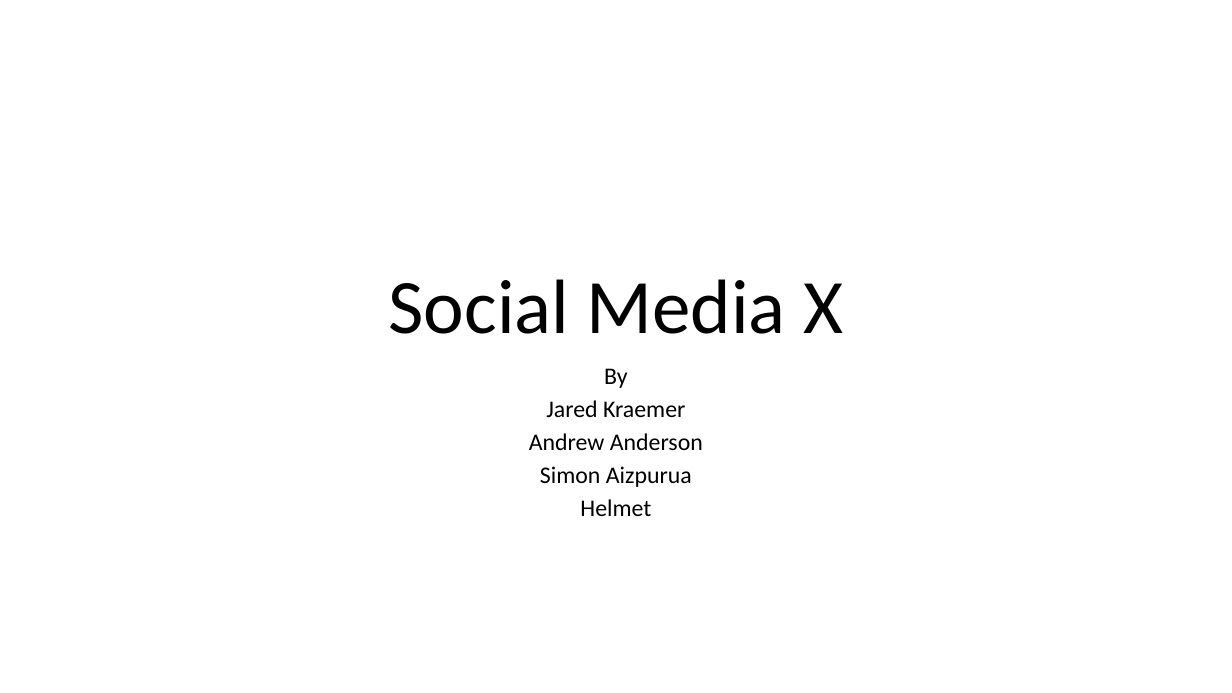
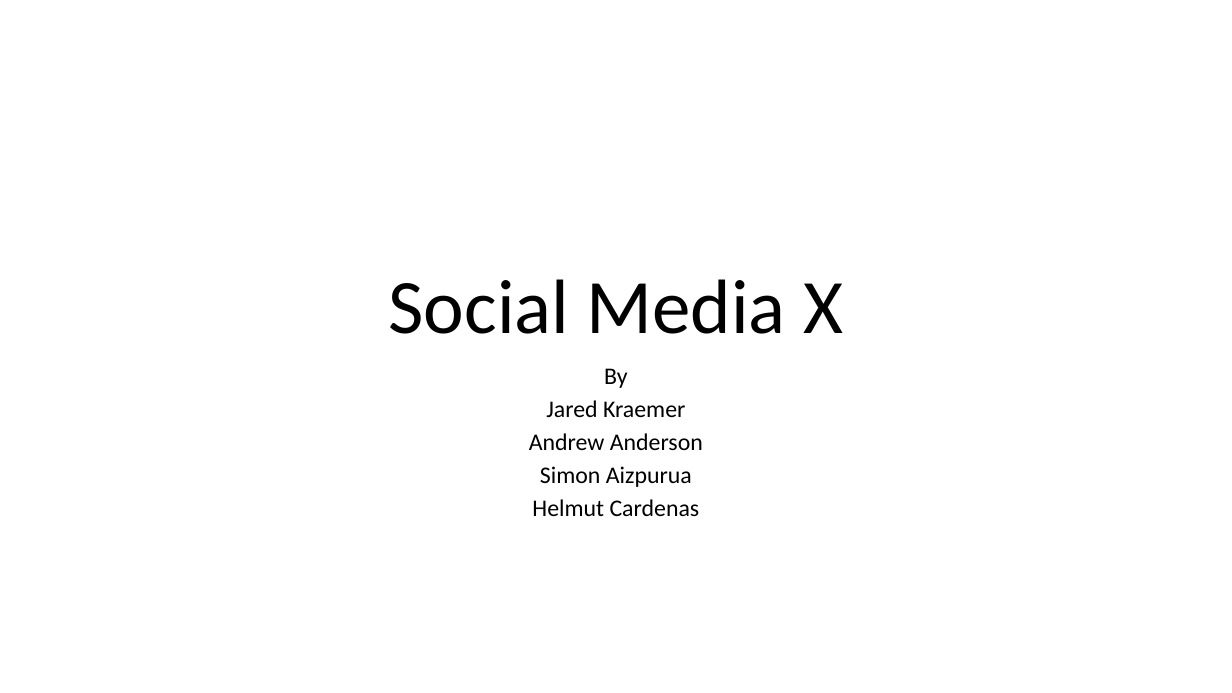
Before and after one commit to KNIGHTTH0R/python-group-proj, a slide deck: slide 1 of Social Media X.pptx. Drawn at 1232x693 pixels with LibreOffice and Linux fonts; fonts in the diff are those of the drawing. Boxes give left, top, right and bottom in pixels: in the first picture for what was removed or moved away, otherwise in the second. Text is boxed around its words. In the diff, an @@ line names an element or a change of style, - is before the commit and + after.

```diff
--- a/Social Media X.pptx
+++ b/Social Media X.pptx
@@ subtitle at (532,499,700,516): text changed @@
-Helmet
+Helmut Cardenas
```
Also in this commit, not shown: 1 other slide changed.
